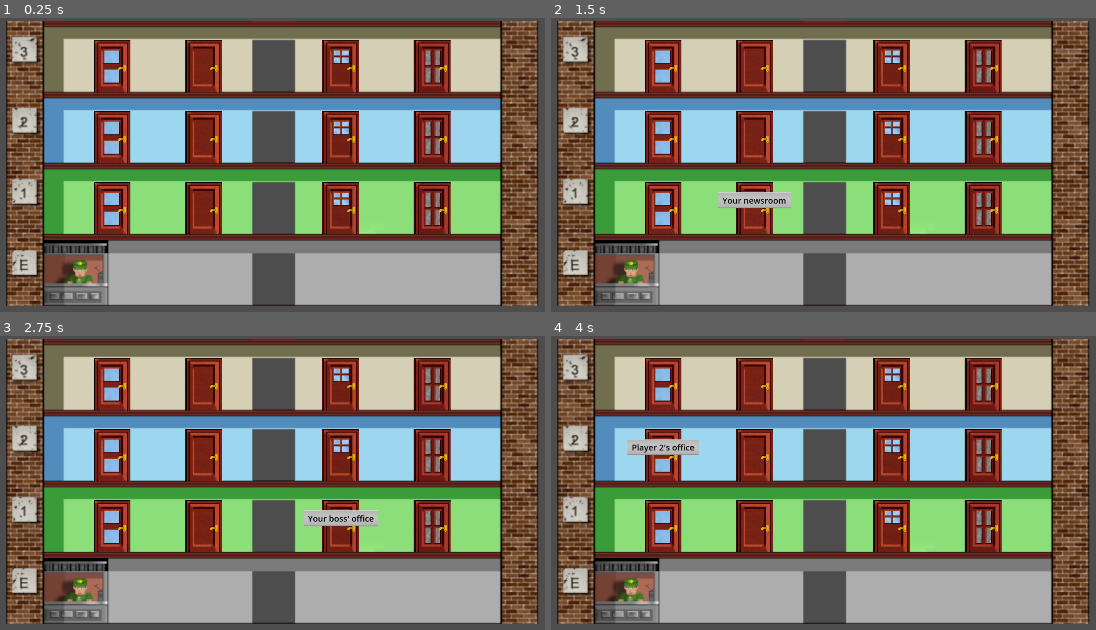
Above: before the commit, frames 1-4 (two rows, left to right).
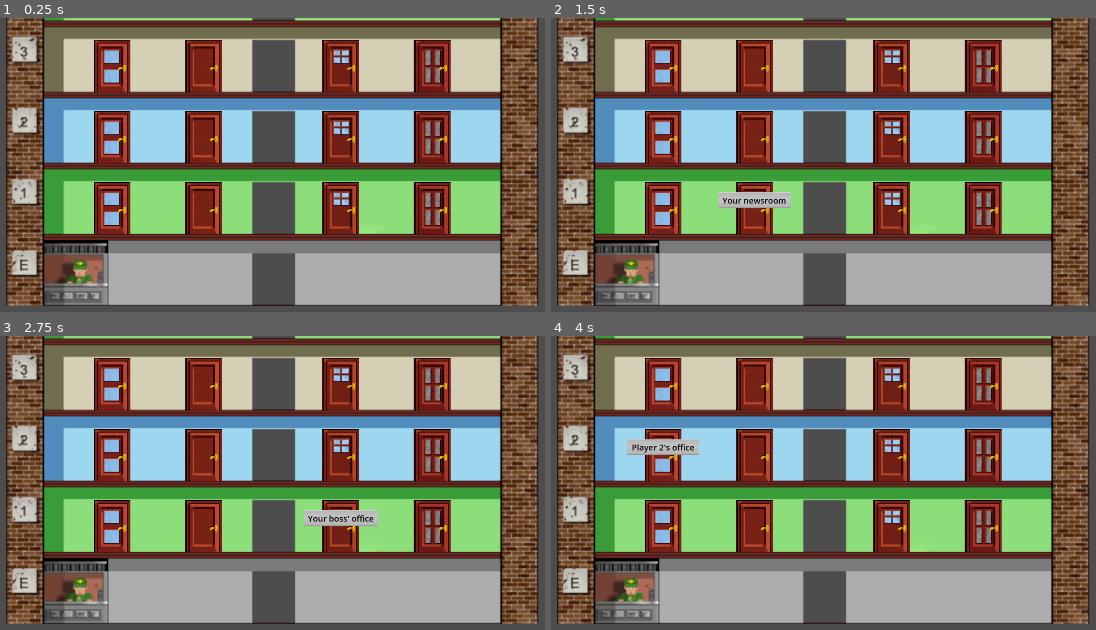
Above: after the commit, the same moments.

Repository: Gitter-MI/4.3-test-project
Game: Godot game, scene res://Main.tscn
Same seed, same stepped clock (60 frames per second), same inputs: the game is played once before the commit and once after it. The engine's default icon, where the game draws it, is replaced by a stand-in: a white triangle on a blue panel in a dark square.
Inputs (mouse positions are in pixels of both pictures, inside the frame that each line leads up to):
- Up to frame 1 (0.25 s): no input
- Up to frame 2 (1.5 s): tap Enter at 0.5 s; move the mouse to (665, 209) at 0.52 s; tap Space at 1.25 s; move the mouse to (752, 209) at 1.27 s
- Up to frame 3 (2.75 s): tap Enter at 2 s; move the mouse to (343, 527) at 2.02 s
- Up to frame 4 (4 s): tap Space at 2.75 s; move the mouse to (981, 527) at 2.77 s; tap Enter at 3.5 s; move the mouse to (665, 456) at 3.52 s

The runs differ from the first frame. In frame 1, 0.9% of the frame differs, in the area x 1-99%, y 0-2%; in frame 2, 0.9%; in frame 3, 0.9%; in frame 4, 0.9%.

Commit message:
Building-Floor refactor (single Floor scene)

Diff:
--- /dev/null
+++ b/Floor.tscn
@@ -0,0 +1,15 @@
+[gd_scene load_steps=3 format=3 uid="uid://bre71flhsl1dy"]
+
+[ext_resource type="Script" path="res://floor.gd" id="1_fq872"]
+
+[sub_resource type="RectangleShape2D" id="RectangleShape2D_sb7ux"]
+
+[node name="Floor" type="Area2D"]
+script = ExtResource("1_fq872")
+
+[node name="FloorSprite" type="Sprite2D" parent="."]
+
+[node name="CollisionShape2D" type="CollisionShape2D" parent="."]
+shape = SubResource("RectangleShape2D_sb7ux")
+
+[node name="Marker2D" type="Marker2D" parent="."]
--- a/building.gd
+++ b/building.gd
@@ -1,16 +1,13 @@
 # building.gd
 extends Node2D
 
-# Preload all floor scenes
-const FLOOR_SCENES = [
-	preload("res://floor_0.tscn"),
-	preload("res://floor_1.tscn"),
-	preload("res://floor_2.tscn"),
-	preload("res://floor_3.tscn"),
-]
+# Preload the single floor scene
+const FLOOR_SCENE = preload("res://Floor.tscn")	# Update the path to your single floor scene
 
 const DOOR_DATA_RESOURCE = preload("res://DoorData.tres")
-const DOOR_SCENE = preload("res://Door.tscn")  # Preload the Door scene
+const DOOR_SCENE = preload("res://Door.tscn")	# Preload the Door scene
+
+const NUM_FLOORS = 14	# Total number of floors
 
 func _ready():
 	generate_building()
@@ -19,8 +16,8 @@
 	var previous_floor_top_y_position = 0.0
 	var is_first_floor = true
 
-	for i in range(FLOOR_SCENES.size()):
-		var floor_instance = instantiate_floor(FLOOR_SCENES[i])
+	for floor_number in range(NUM_FLOORS):
+		var floor_instance = instantiate_floor(floor_number)
 		if floor_instance:
 			previous_floor_top_y_position = position_floor(floor_instance, previous_floor_top_y_position, is_first_floor)
 			configure_collision_shape(floor_instance)
@@ -28,7 +25,6 @@
 			is_first_floor = false
 
 			# After floor is ready, pass door data to floor to handle door instantiation
-			var floor_number = i
 			var floor_doors = DOOR_DATA_RESOURCE.doors.filter(func(door):
 				return door.floor_number == floor_number
 			)
@@ -39,39 +35,45 @@
 				# Pass door_data and floor_instance to the door
 				door_instance.setup(door_data, floor_instance)
 		else:
-			push_warning("Failed to instantiate floor at index " + str(i))
+			push_warning("Failed to instantiate floor number " + str(floor_number))
 
-# The rest of the functions remain the same
-# Removed door-related methods:
-# - add_doors_to_floor()
-# - configure_door()
-# - get_door_slot_position()
-# - get_door_dimensions()
-# - get_door_height_offset()
+func instantiate_floor(floor_number):
+	print("instantiate_floor")	# Debug print
+	var floor_instance = FLOOR_SCENE.instantiate()
+	if not floor_instance:
+		push_warning("Failed to instantiate floor scene")
+		return null
 
-func instantiate_floor(scene):
-	var floor_instance = scene.instantiate()
-	if not floor_instance:
-		push_warning("Failed to instantiate scene: " + str(scene))
-		return null
+	# Set the floor number and image path before adding to the scene tree
+	floor_instance.floor_number = floor_number
+
+	# Construct the expected image path
+	var image_path = "res://Building/Floors/Floor_" + str(floor_number) + ".png"
+	print("Constructed image path: " + image_path)	# Debug print
+
+	floor_instance.floor_image_path = image_path
+
+	# Now add the floor instance to the scene tree
 	add_child(floor_instance)
+
 	return floor_instance
+
 
 func position_floor(floor_instance, previous_floor_top_y_position, is_first_floor):
 	var floor_sprite = floor_instance.get_node("FloorSprite")
 	if not floor_sprite:
 		push_warning("Floor instance is missing FloorSprite node!")
-		return
+		return previous_floor_top_y_position  # Return previous value to avoid errors
 
 	var viewport_size = get_viewport().size
 	var floor_height = floor_sprite.texture.get_height() * floor_sprite.scale.y
 
 	# Calculate x position to center horizontally
-	var x_position = (viewport_size.x) / 2
+	var x_position = viewport_size.x / 2
 	var y_position = 0.0
 
 	if is_first_floor:
-		# Center the floor vertically
+		# Center the first floor vertically
 		y_position = (viewport_size.y - floor_height) / 1.5
 	else:
 		# Stack the floor above the previous floor
--- a/door.gd
+++ b/door.gd
@@ -1,134 +1,92 @@
 # door.gd
 extends Area2D
 
-enum DoorState {
-	CLOSED,
-	OPEN
-}
+enum DoorState { CLOSED, OPEN }
 
 var current_state: DoorState = DoorState.CLOSED
 var door_type: int
 var door_data
 var floor_instance
 
+const SLOT_PERCENTAGES = [0.15, 0.35, 0.65, 0.85]
+
 @onready var animated_sprite: AnimatedSprite2D = $AnimatedSprite2D
 @onready var collision_shape: CollisionShape2D = $CollisionShape2D
 @onready var tooltip_background = $TooltipBackground  # TooltipBackground node with tooltip.gd attached
-
-func _ready():
-	# Signals are connected in setup()
-	pass
 
 func setup(p_door_data, p_floor_instance):
 	door_data = p_door_data
 	floor_instance = p_floor_instance
 	door_type = door_data.door_type
-	setup_door()
+	set_door_state(DoorState.CLOSED)
 	position_door()
 	update_collision_shape()
-	# Set the tooltip text
 	tooltip_background.set_text(door_data.tooltip)
-	# Connect signals
 	connect("mouse_entered", self._on_mouse_entered)
 	connect("mouse_exited", self._on_mouse_exited)
 
-func setup_door():
-	if not animated_sprite or not collision_shape:
-		push_warning("Door scene is missing required nodes!")
-		return
-	# Set initial state to closed
-	set_door_state(DoorState.CLOSED)
-
 func position_door():
 	var slot_index = door_data.door_slot
-	var door_position = get_door_slot_position(slot_index)
-	if door_position != null:
-		self.position = door_position
-	else:
-		push_warning("Invalid door slot index " + str(slot_index))
+	if slot_index < 0 or slot_index >= SLOT_PERCENTAGES.size():
+		push_warning("Invalid door slot index %d" % slot_index)
+		return
 
-func get_door_slot_position(slot_index):
 	var marker = floor_instance.get_node("Marker2D")
 	var floor_collision_shape = floor_instance.get_node("CollisionShape2D")
 	if not (marker and floor_collision_shape):
 		push_warning("Missing nodes for door position calculation")
-		return null
+		return
 
-	var collision_width = 0.0
-	var collision_left_edge = 0.0
-	var percentage = 0.0
-
-	# Get collision shape dimensions
 	var shape = floor_collision_shape.shape
 	if shape is RectangleShape2D:
 		var rect_shape = shape as RectangleShape2D
-		collision_width = rect_shape.extents.x * 2
-		collision_left_edge = floor_collision_shape.position.x - rect_shape.extents.x
+		var collision_width = rect_shape.extents.x * 2
+		var collision_left_edge = floor_collision_shape.position.x - rect_shape.extents.x
+
+		var percentage = SLOT_PERCENTAGES[slot_index]
+		var local_x = collision_left_edge + percentage * collision_width
+
+		var dimensions = get_door_dimensions()
+		var local_y = marker.position.y - (dimensions.height / 2)
+		position = Vector2(local_x, local_y)
 	else:
 		push_warning("Collision shape is not a RectangleShape2D")
-		return null
-
-	# Door slot percentages
-	var slot_percentages = [0.15, 0.35, 0.65, 0.85]
-	if slot_index >= 0 and slot_index < slot_percentages.size():
-		percentage = slot_percentages[slot_index]
-	else:
-		push_warning("Invalid door slot index " + str(slot_index))
-		return null
-
-	# Calculate x-position
-	var local_x = collision_left_edge + percentage * collision_width
-
-	# Get door dimensions
-	var door_dimensions = get_door_dimensions()
-
-	# Calculate y-position to align bottom edge with marker
-	var local_y = marker.position.y - (door_dimensions.height / 2)
-
-	return Vector2(local_x, local_y)
 
 func get_door_dimensions():
-	var dimensions = {"width": 0.0, "height": 0.0}
+	var animation_name = "door_type_%d" % door_type
+	return get_frame_dimensions(animation_name)
+
+func get_frame_dimensions(animation_name: String) -> Dictionary:
 	if animated_sprite and animated_sprite.sprite_frames:
-		var animations = animated_sprite.sprite_frames.get_animation_names()
-		if animations.size() > 0:
-			var first_frame = animated_sprite.sprite_frames.get_frame_texture(animations[0], 0)
+		if animation_name in animated_sprite.sprite_frames.get_animation_names():
+			var first_frame = animated_sprite.sprite_frames.get_frame_texture(animation_name, 0)
 			if first_frame:
-				dimensions.width = first_frame.get_width() * animated_sprite.scale.x
-				dimensions.height = first_frame.get_height() * animated_sprite.scale.y
-	return dimensions
+				var width = first_frame.get_width() * animated_sprite.scale.x
+				var height = first_frame.get_height() * animated_sprite.scale.y
+				return { "width": width, "height": height }
+	return { "width": 0.0, "height": 0.0 }
+
+func set_door_state(new_state: DoorState) -> void:
+	current_state = new_state
+	var animation_name = "door_open" if current_state == DoorState.OPEN else "door_type_%d" % door_type
+	if animation_name in animated_sprite.sprite_frames.get_animation_names():
+		animated_sprite.play(animation_name)
+		animated_sprite.stop()
+	else:
+		push_warning("Animation %s not found!" % animation_name)
+
+func update_collision_shape() -> void:
+	var animation_name = "door_type_%d" % door_type
+	var dimensions = get_frame_dimensions(animation_name)
+	if dimensions.width > 0 and dimensions.height > 0:
+		var rectangle_shape = RectangleShape2D.new()
+		rectangle_shape.extents = Vector2(dimensions.width / 2, dimensions.height / 2)
+		collision_shape.shape = rectangle_shape
+	else:
+		push_warning("Cannot update collision shape: Invalid dimensions")
 
 func _on_mouse_entered():
 	tooltip_background.show_tooltip()
 
 func _on_mouse_exited():
 	tooltip_background.hide_tooltip()
-
-func set_door_state(new_state: DoorState) -> void:
-	current_state = new_state
-	match current_state:
-		DoorState.CLOSED:
-			var animation_name = "door_type_" + str(door_type)
-			if animation_name in animated_sprite.sprite_frames.get_animation_names():
-				animated_sprite.play(animation_name)
-				animated_sprite.stop()  # Stop at first frame
-			else:
-				push_warning("Animation " + animation_name + " not found!")
-		DoorState.OPEN:
-			if "door_open" in animated_sprite.sprite_frames.get_animation_names():
-				animated_sprite.play("door_open")
-				animated_sprite.stop()  # Stop at first frame
-			else:
-				push_warning("Door open animation not found!")
-
-func update_collision_shape() -> void:
-	var animation_name = "door_type_" + str(door_type)
-	if animation_name in animated_sprite.sprite_frames.get_animation_names():
-		var sprite_frames = animated_sprite.sprite_frames
-		var first_frame = sprite_frames.get_frame_texture(animation_name, 0)
-		if first_frame:
-			var width = first_frame.get_width() * animated_sprite.scale.x
-			var height = first_frame.get_height() * animated_sprite.scale.y
-			var rectangle_shape = RectangleShape2D.new()
-			rectangle_shape.extents = Vector2(width / 2, height / 2)
-			collision_shape.shape = rectangle_shape
--- /dev/null
+++ b/floor.gd
@@ -0,0 +1,34 @@
+# floor.gd
+extends Area2D
+
+# Exported variables for the floor number and image path
+@export var floor_number: int = 0
+@export var floor_image_path: String
+
+# Reference to the FloorSprite node
+var floor_sprite: Sprite2D
+
+func _ready():
+	# Get the FloorSprite node
+	floor_sprite = $FloorSprite
+	# Set the floor image
+	set_floor_image(floor_image_path)
+
+func set_floor_image(image_path: String):
+	print("Attempting to load image from path: " + image_path)	# Debug print
+	if image_path.is_empty():
+		push_warning("Image path is empty!")
+		return
+
+	var texture = load(image_path)
+	if texture:
+		floor_sprite.texture = texture
+		print("Successfully loaded texture for floor " + str(floor_number))
+	else:
+		push_error("Failed to load floor image at path: " + image_path)
+		# Try to verify if the file exists
+		var file = FileAccess.open(image_path, FileAccess.READ)
+		if file:
+			print("File exists but couldn't be loaded as texture")
+		else:
+			print("File does not exist at path: " + image_path)
--- a/floor_0.tscn
+++ /dev/null
@@ -1,18 +0,0 @@
-[gd_scene load_steps=3 format=3 uid="uid://c3kf8m20m4rkn"]
-
-[ext_resource type="Texture2D" uid="uid://bti5dc0xtr3r6" path="res://Building/Floors/Floor_0.png" id="1_rltkd"]
-
-[sub_resource type="RectangleShape2D" id="RectangleShape2D_ra0vs"]
-
-[node name="floor_0" type="Area2D"]
-
-[node name="FloorSprite" type="Sprite2D" parent="."]
-texture = ExtResource("1_rltkd")
-
-[node name="CollisionShape2D" type="CollisionShape2D" parent="."]
-visible = false
-position = Vector2(-2.5, 7)
-shape = SubResource("RectangleShape2D_ra0vs")
-
-[node name="Marker2D" type="Marker2D" parent="."]
-visible = false
--- a/floor_1.tscn
+++ /dev/null
@@ -1,17 +0,0 @@
-[gd_scene load_steps=3 format=3 uid="uid://dsfbo5jjp4voh"]
-
-[ext_resource type="Texture2D" uid="uid://cowpvmwtymcgh" path="res://Building/Floors/Floor_1.png" id="1_0q7oy"]
-
-[sub_resource type="RectangleShape2D" id="RectangleShape2D_ff8ry"]
-
-[node name="floor_1" type="Area2D"]
-
-[node name="FloorSprite" type="Sprite2D" parent="."]
-texture = ExtResource("1_0q7oy")
-
-[node name="CollisionShape2D" type="CollisionShape2D" parent="."]
-visible = false
-shape = SubResource("RectangleShape2D_ff8ry")
-
-[node name="Marker2D" type="Marker2D" parent="."]
-visible = false
--- a/floor_2.tscn
+++ /dev/null
@@ -1,17 +0,0 @@
-[gd_scene load_steps=3 format=3 uid="uid://b30brbcbpi8gl"]
-
-[ext_resource type="Texture2D" uid="uid://cl48fs3pb0uhx" path="res://Building/Floors/Floor_2.png" id="1_4ivhf"]
-
-[sub_resource type="RectangleShape2D" id="RectangleShape2D_c40nk"]
-
-[node name="floor_2" type="Area2D"]
-
-[node name="FloorSprite" type="Sprite2D" parent="."]
-texture = ExtResource("1_4ivhf")
-
-[node name="CollisionShape2D" type="CollisionShape2D" parent="."]
-visible = false
-shape = SubResource("RectangleShape2D_c40nk")
-
-[node name="Marker2D" type="Marker2D" parent="."]
-visible = false
--- a/floor_3.tscn
+++ /dev/null
@@ -1,17 +0,0 @@
-[gd_scene load_steps=3 format=3 uid="uid://buyj1wi0od04s"]
-
-[ext_resource type="Texture2D" uid="uid://vjrpwgq6hhdx" path="res://Building/Floors/Floor_3.png" id="1_ax0db"]
-
-[sub_resource type="RectangleShape2D" id="RectangleShape2D_c40nk"]
-
-[node name="floor_3" type="Area2D"]
-
-[node name="FloorSprite" type="Sprite2D" parent="."]
-texture = ExtResource("1_ax0db")
-
-[node name="CollisionShape2D" type="CollisionShape2D" parent="."]
-visible = false
-shape = SubResource("RectangleShape2D_c40nk")
-
-[node name="Marker2D" type="Marker2D" parent="."]
-visible = false
Not shown, changed: Building/Floors/Floor_0.png.import
Not shown, added: docs/doc6.rtf
